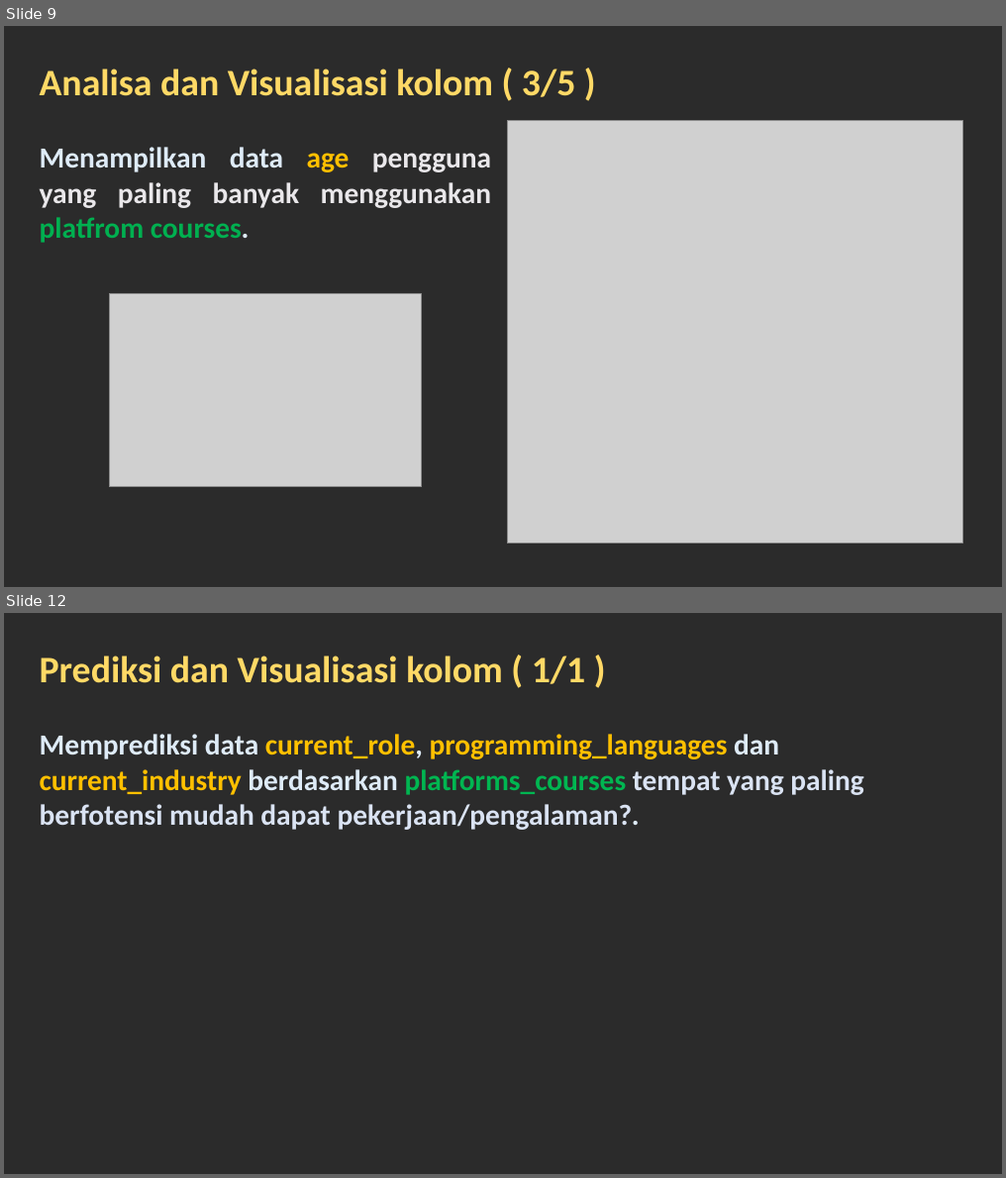
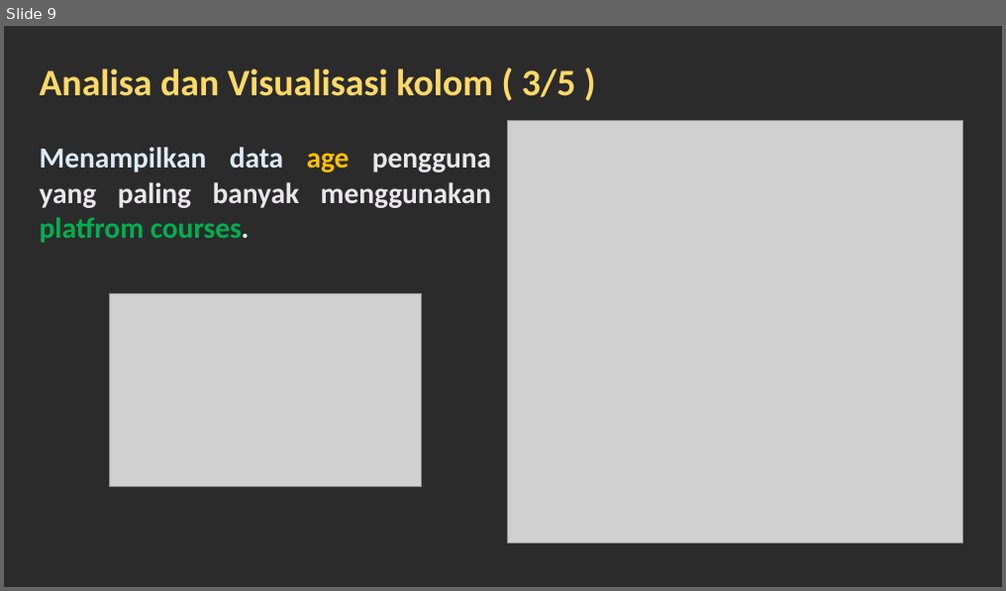
Before and after one commit to fsdio/my-kuliah, a slide deck: SEMESTER 5/[KAMIS] Pembelajaran Mesin/PERTAMA/UTS/docs/stack-overflow (end).pptx. Shown one above the other, each under a label of ours: slides 9 and 12 before the commit, slide 9 after it; the slides between them are not shown. The pictures are 1006x1178 and 1006x591 pixels, drawn with LibreOffice and Linux fonts; fonts in the diff are those of the drawing; grey boxes stand for pictures; background and template pictures are left out; a plain dark background stands for a picture behind light text. Boxes give left, top, right and bottom in pixels: in the first picture for what was removed or moved away, otherwise in the second. Text is boxed around its words. In the diff, an @@ line names an element or a change of style, - is before the commit and + after.

```diff
--- a/SEMESTER 5/[KAMIS] Pembelajaran Mesin/PERTAMA/UTS/docs/stack-overflow (end).pptx
+++ b/SEMESTER 5/[KAMIS] Pembelajaran Mesin/PERTAMA/UTS/docs/stack-overflow (end).pptx
@@ slide 12 removed at (4, 613, 1002, 1174), background picture (left out) @@
@@ text removed at (40, 656, 585, 684) @@
-Prediksi dan Visualisasi kolom ( 1/1 )
@@ text removed at (40, 734, 863, 830) @@
-Memprediksi data current_role, programming_languages dan current_industry berdasarkan platforms_courses tempat yang paling berfotensi mudah dapat pekerjaan/pengalaman?.
```
Also in this commit, not shown: 2 slides changed, 5 slides added, 9 other files.
